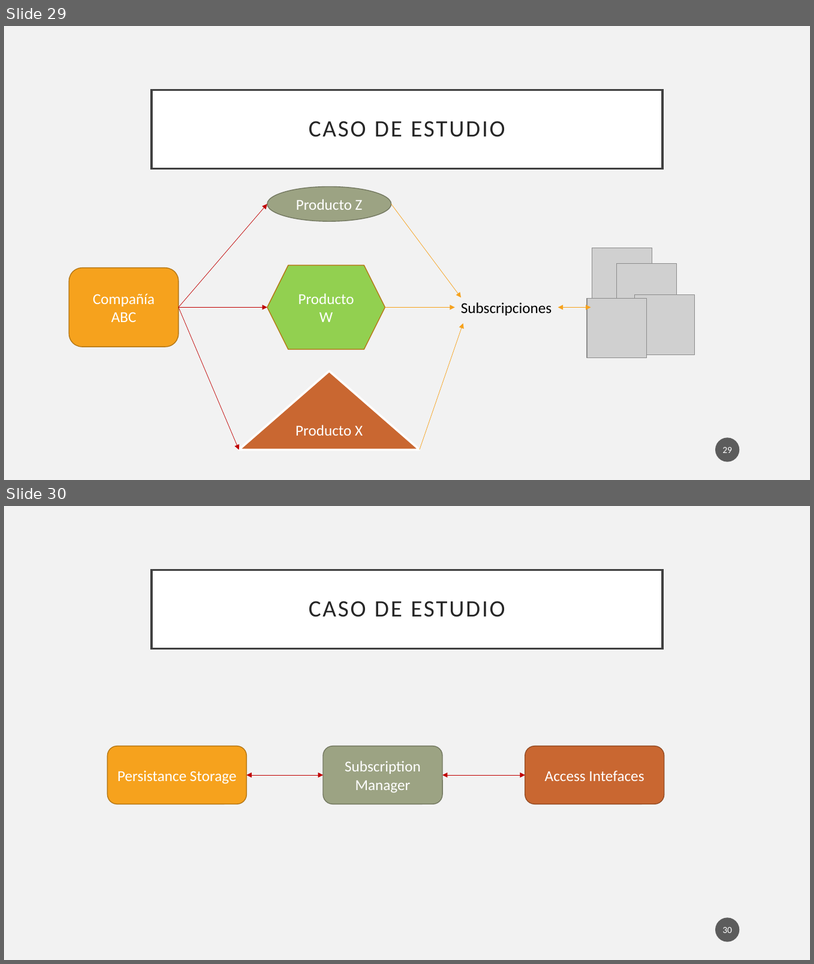
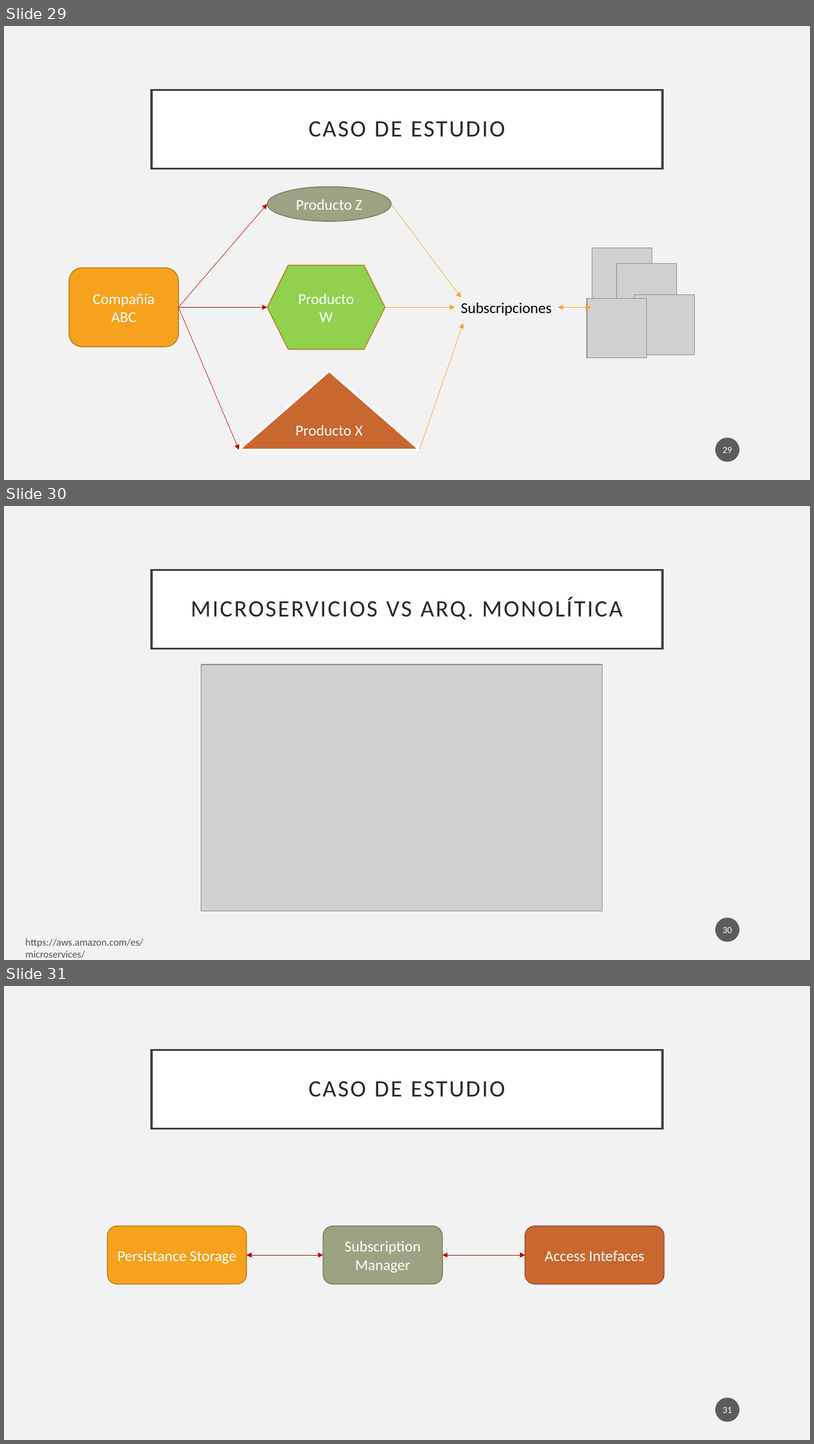
Before and after one commit to pablodevrzmz/python-docker-k8s-workshop, a slide deck: week 1/week_1_intro.pptx. Shown one above the other, each under a label of ours: slides 29 and 30 before the commit, slides 29, 30 and 31 after it. The pictures are 814x964 and 814x1444 pixels, drawn with LibreOffice and Linux fonts; fonts in the diff are those of the drawing; grey boxes stand for pictures. Boxes give left, top, right and bottom in pixels: in the first picture for what was removed or moved away, otherwise in the second. Text is boxed around its words. In the diff, an @@ line names an element or a change of style, - is before the commit and + after.

```diff
--- a/week 1/week_1_intro.pptx
+++ b/week 1/week_1_intro.pptx
@@ slide 30 added at bbox=[4, 506, 810, 960], background #F2F2F2 @@
@@ title added at bbox=[152, 570, 663, 648], fill #FFFFFF, outline #404040 2.5 pt, 28 pt, text #262626 @@
+MICROSERVICIOS VS ARQ. MONOLÍTICA
@@ picture added at bbox=[201, 664, 603, 911] @@
@@ page number added at bbox=[716, 918, 740, 942], fill #1D1D1D at 70% opacity, 11 pt, text #FFFFFF @@
+30
@@ text added at bbox=[26, 938, 144, 958], 12 pt, text #4A5356 @@
+https://aws.amazon.com/es/microservices/
@@ what was slide 30 is now slide 31 @@
@@ page number at bbox=[723, 1407, 732, 1413]: text changed @@
-30
+31
```
Also in this commit, not shown: 2 slides changed, 2 other files.
